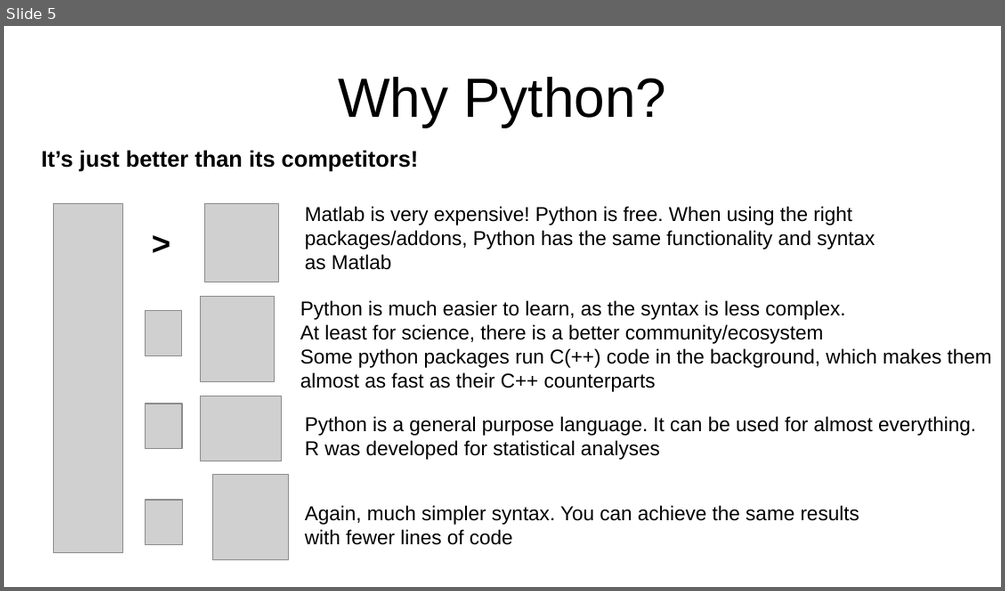
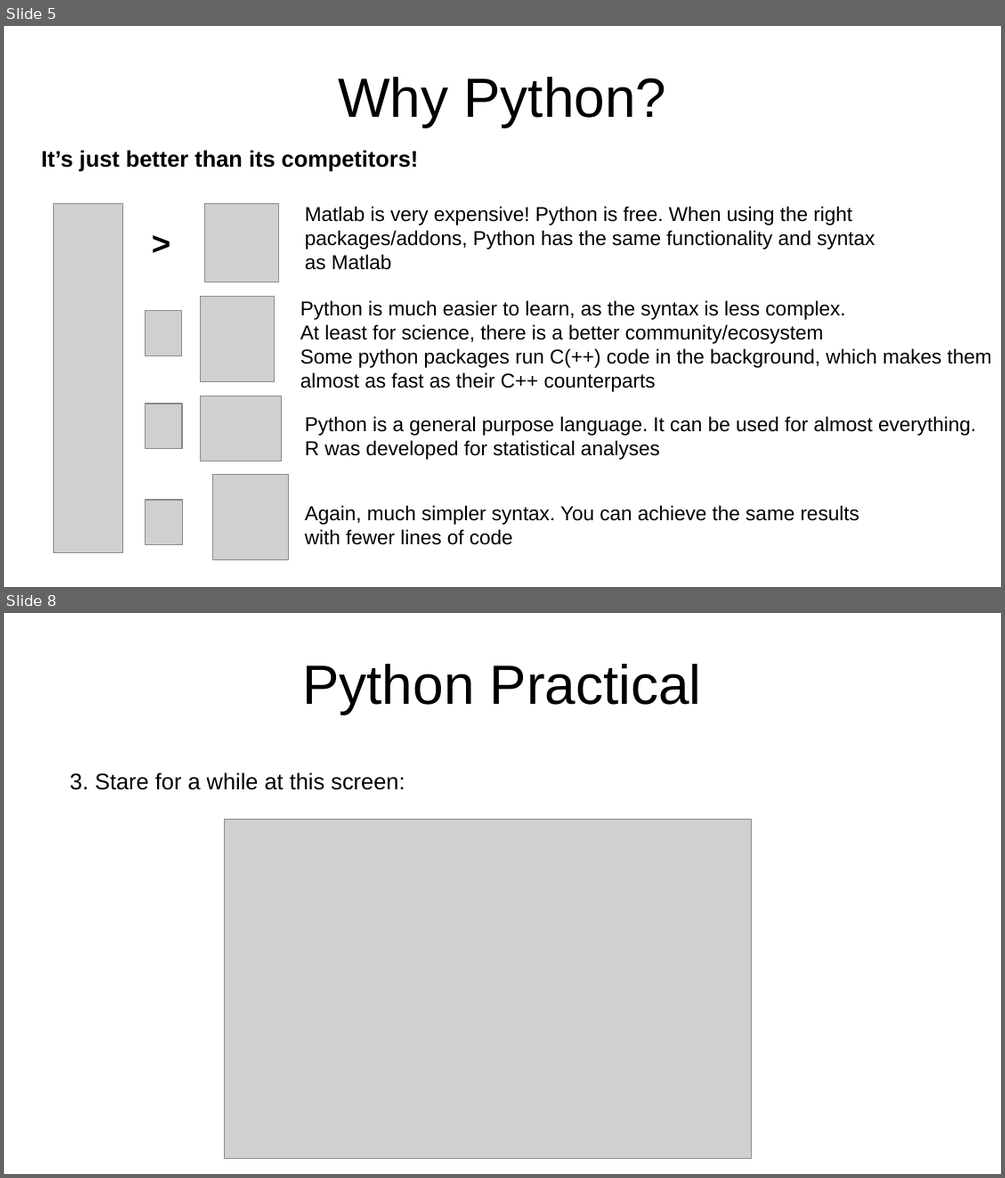
Before and after one commit to TimoFlesch/intro2python, a slide deck: slides.odp. Shown one above the other, each under a label of ours: slide 5 before the commit, slides 5 and 8 after it; the slides between them are not shown. The pictures are 1005x591 and 1005x1178 pixels, drawn with LibreOffice and Linux fonts; fonts in the diff are those of the drawing; grey boxes stand for pictures. Boxes give left, top, right and bottom in pixels: in the first picture for what was removed or moved away, otherwise in the second. Text is boxed around its words. In the diff, an @@ line names an element or a change of style, - is before the commit and + after.

```diff
--- a/slides.odp
+++ b/slides.odp
@@ slide 8 added at (x1=4, y1=613, x2=1001, y2=1174), background #FFFFFF @@
@@ title added at (x1=302, y1=664, x2=702, y2=714), 44 pt, text #000000 @@
+Python Practical
@@ text added at (x1=70, y1=772, x2=404, y2=790), 18 pt, text #000000 @@
+3. Stare for a while at this screen:
@@ picture added at (x1=225, y1=819, x2=752, y2=1158) @@
```
Also in this commit, not shown: 10 other slides added, 1 slide removed, 1 other file.
